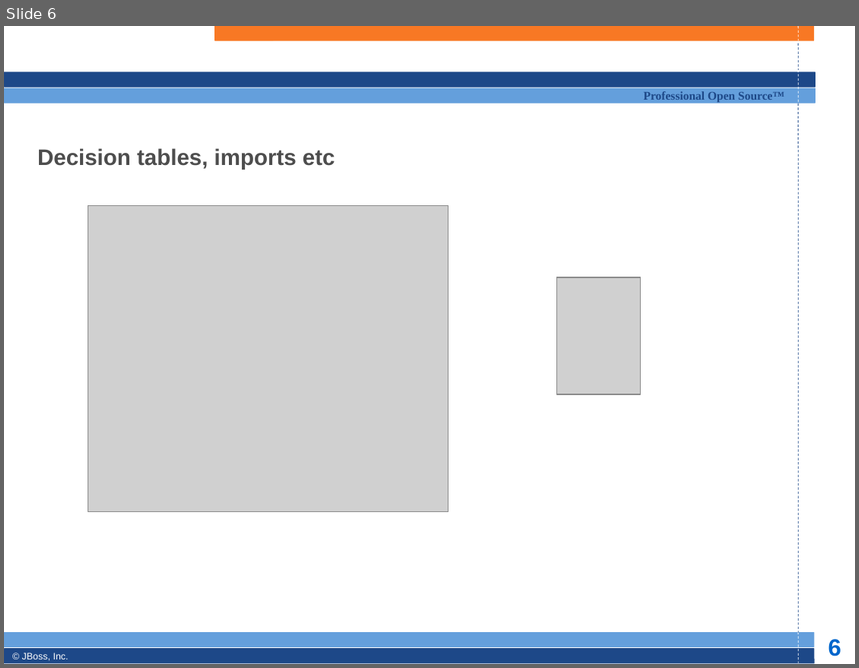
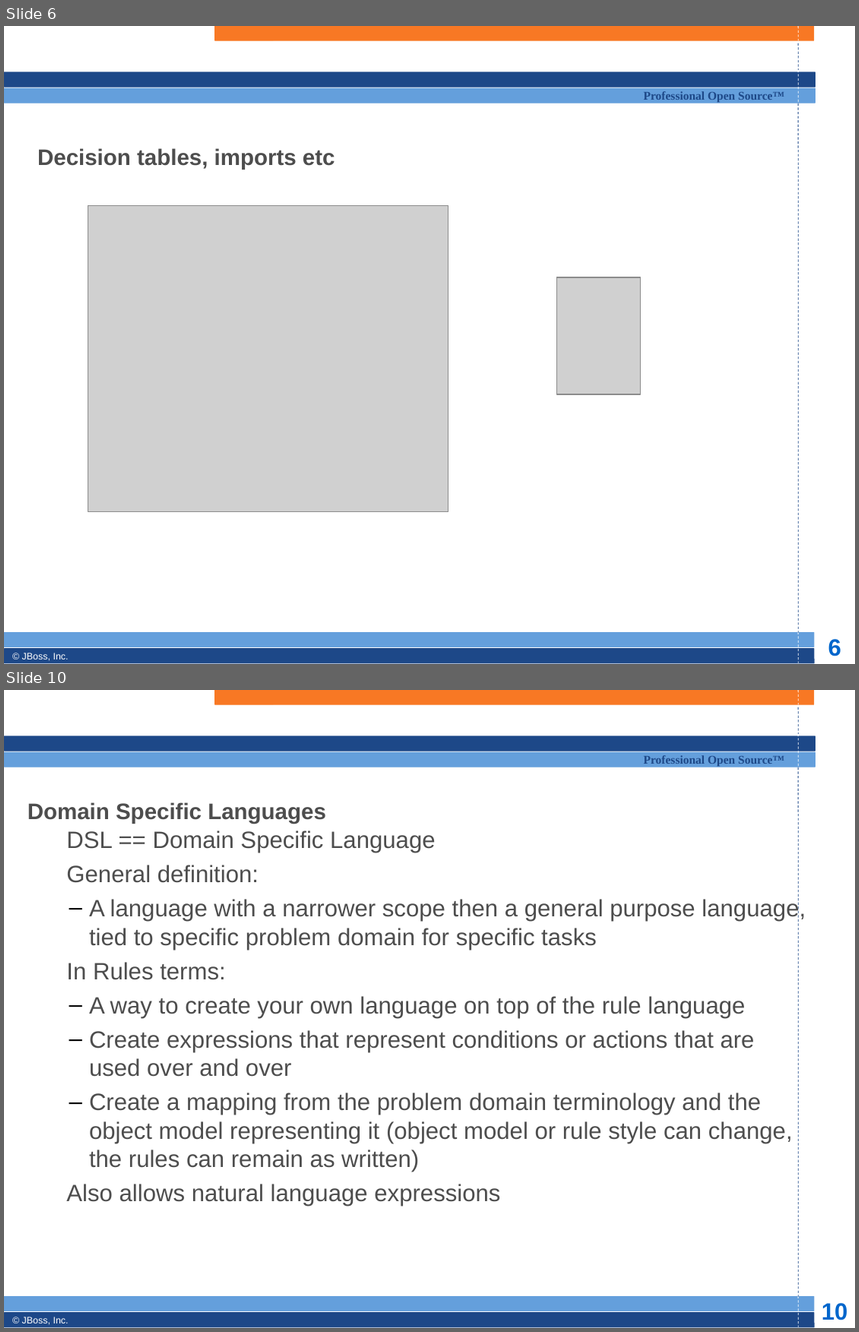
Before and after one commit to bobmcwhirter/drools, a slide deck: documentation/training/developers-course/Module 6 - rule formats.odp. Shown one above the other, each under a label of ours: slide 6 before the commit, slides 6 and 10 after it; the slides between them are not shown. The pictures are 859x668 and 859x1332 pixels, drawn with LibreOffice and Linux fonts; fonts in the diff are those of the drawing; grey boxes stand for pictures; background and template pictures are left out. Boxes give left, top, right and bottom in pixels: in the first picture for what was removed or moved away, otherwise in the second. Text is boxed around its words. In the diff, an @@ line names an element or a change of style, - is before the commit and + after.

```diff
--- a/documentation/training/developers-course/Module 6 - rule formats.odp
+++ b/documentation/training/developers-course/Module 6 - rule formats.odp
@@ slide 10 added at [4,690,855,1328], background #FFFFFF; not listed: 13 template elements that a slide beside it also shows @@
@@ title added at [28,802,326,824], 19 pt, text #4D4D4D, bold @@
+Domain Specific Languages
@@ subtitle added at [66,831,806,1206], 20 pt, text #4D4D4D @@
+  DSL == Domain Specific Language
+  General definition:
+  – A language with a narrower scope then a general purpose language, tied to specific problem domain for specific tasks
+  In Rules terms:
+  – A way to create your own language on top of the rule language
+  – Create expressions that represent conditions or actions that are used over and over
+  – Create a mapping from the problem domain terminology and the object model representing it (object model or rule style can change, the rules can remain as written)
+  Also allows natural language expressions
```
Also in this commit, not shown: 7 slides changed, 6 other slides added, 2 other files.
